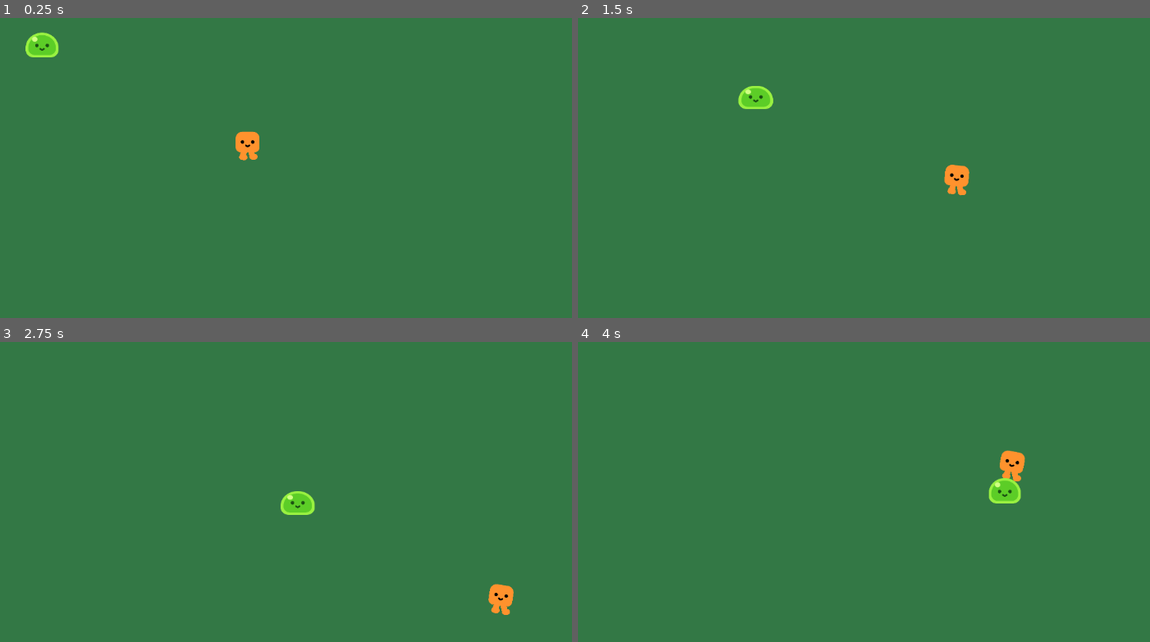
Above: before the commit, frames 1-4 (two rows, left to right).
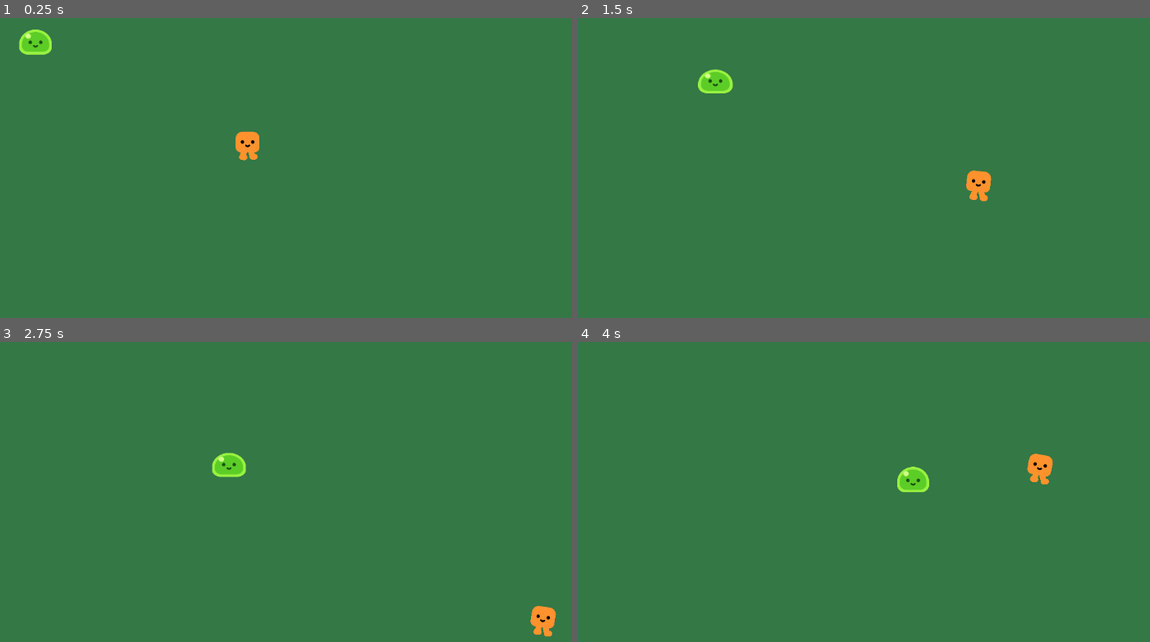
Above: after the commit, the same moments.

Repository: Nalmeder/idleshmup
Game: Godot game, scene res://idleschmup_game.tscn
The game is run twice, just before and just after one commit, with the same random seed, the same clock (stepped at 60 frames per second) and the same inputs.
Inputs:
- Up to frame 1 (0.25 s): no input
- Up to frame 2 (1.5 s): hold Right (ui_right) 0.53-1.28 s; hold Down (ui_down) from 1.28 s (still down)
- Up to frame 3 (2.75 s): release Down (ui_down) at 2.03 s; hold Right (ui_right) from 2.03 s (still down)
- Up to frame 4 (4 s): release Right (ui_right) at 2.78 s; hold Up (ui_up) 2.78-3.53 s; hold Left (ui_left) from 3.53 s (still down)

The runs differ from the first frame. In frame 1, 0.4% of the frame differs, in the area x 3-11%, y 3-14%; in frame 2, 1.5%; in frame 3, 1.5%, in the area x 37-98%, y 36-99%; in frame 4, 1.5%.

Commit message:
added detection of enemies within given range

Diff:
--- a/Player.gd
+++ b/Player.gd
@@ -1,6 +1,6 @@
 extends CharacterBody2D
 
-const SPEED = 600.0
+const SPEED = 700.0
 
 var move_direction
 
@@ -14,7 +14,7 @@
 	move_direction = Input.get_axis("ui_left", "ui_right")
 
 func _apply_movement():
-	var direction = Input.get_vector("ui_left", "ui_right", "ui_up", "ui_down")
+	var direction = Input.get_vector("left", "right", "up", "down")
 	velocity = direction * SPEED
 
 	move_and_slide()
--- /dev/null
+++ b/attack_range.gd
@@ -0,0 +1,7 @@
+extends Area2D
+
+func _physics_process(delta):
+	var enemies_in_range = get_overlapping_bodies()
+	if enemies_in_range.size() > 0:
+		var target_enemy = enemies_in_range[0]
+		print("in range", target_enemy.global_position)
--- a/idleschmup_game.tscn
+++ b/idleschmup_game.tscn
@@ -1,7 +1,10 @@
-[gd_scene load_steps=3 format=3 uid="uid://cmhpxbr48eqpo"]
+[gd_scene load_steps=5 format=3 uid="uid://cmhpxbr48eqpo"]
 
 [ext_resource type="PackedScene" uid="uid://cb8xkqgyjp80b" path="res://Player.tscn" id="1_1q1p2"]
+[ext_resource type="Script" path="res://attack_range.gd" id="2_17nf2"]
 [ext_resource type="PackedScene" uid="uid://5bgiub0jk47p" path="res://mob_slime.tscn" id="2_m4g0g"]
+
+[sub_resource type="CircleShape2D" id="CircleShape2D_c10p2"]
 
 [node name="Game" type="Node2D"]
 
@@ -16,9 +19,19 @@
 position = Vector2(1145, 627)
 motion_mode = 1
 
+[node name="attack_range" type="Area2D" parent="Player"]
+collision_layer = 0
+collision_mask = 2
+script = ExtResource("2_17nf2")
+
+[node name="CollisionShape2D" type="CollisionShape2D" parent="Player/attack_range"]
+scale = Vector2(30, 30)
+shape = SubResource("CircleShape2D_c10p2")
+
 [node name="Camera2D" type="Camera2D" parent="."]
 position = Vector2(1137, 629)
 zoom = Vector2(0.51, 0.51)
 
 [node name="mob_slime" parent="." instance=ExtResource("2_m4g0g")]
 position = Vector2(345, 245)
+collision_layer = 2
--- a/mob_slime.gd
+++ b/mob_slime.gd
@@ -1,6 +1,6 @@
 extends CharacterBody2D
 
-const SPEED = 400
+const SPEED = 300
 
 @onready var player = get_node("../Player")
 
--- a/project.godot
+++ b/project.godot
@@ -15,6 +15,33 @@
 config/features=PackedStringArray("4.1", "Mobile")
 config/icon="res://icon.svg"
 
+[input]
+
+up={
+"deadzone": 0.5,
+"events": [Object(InputEventKey,"resource_local_to_scene":false,"resource_name":"","device":-1,"window_id":0,"alt_pressed":false,"shift_pressed":false,"ctrl_pressed":false,"meta_pressed":false,"pressed":false,"keycode":0,"physical_keycode":4194320,"key_label":0,"unicode":0,"echo":false,"script":null)
+, Object(InputEventKey,"resource_local_to_scene":false,"resource_name":"","device":-1,"window_id":0,"alt_pressed":false,"shift_pressed":false,"ctrl_pressed":false,"meta_pressed":false,"pressed":false,"keycode":0,"physical_keycode":87,"key_label":0,"unicode":119,"echo":false,"script":null)
+]
+}
+down={
+"deadzone": 0.5,
+"events": [Object(InputEventKey,"resource_local_to_scene":false,"resource_name":"","device":-1,"window_id":0,"alt_pressed":false,"shift_pressed":false,"ctrl_pressed":false,"meta_pressed":false,"pressed":false,"keycode":0,"physical_keycode":4194322,"key_label":0,"unicode":0,"echo":false,"script":null)
+, Object(InputEventKey,"resource_local_to_scene":false,"resource_name":"","device":-1,"window_id":0,"alt_pressed":false,"shift_pressed":false,"ctrl_pressed":false,"meta_pressed":false,"pressed":false,"keycode":0,"physical_keycode":83,"key_label":0,"unicode":115,"echo":false,"script":null)
+]
+}
+left={
+"deadzone": 0.5,
+"events": [Object(InputEventKey,"resource_local_to_scene":false,"resource_name":"","device":-1,"window_id":0,"alt_pressed":false,"shift_pressed":false,"ctrl_pressed":false,"meta_pressed":false,"pressed":false,"keycode":0,"physical_keycode":4194319,"key_label":0,"unicode":0,"echo":false,"script":null)
+, Object(InputEventKey,"resource_local_to_scene":false,"resource_name":"","device":-1,"window_id":0,"alt_pressed":false,"shift_pressed":false,"ctrl_pressed":false,"meta_pressed":false,"pressed":false,"keycode":0,"physical_keycode":65,"key_label":0,"unicode":97,"echo":false,"script":null)
+]
+}
+right={
+"deadzone": 0.5,
+"events": [Object(InputEventKey,"resource_local_to_scene":false,"resource_name":"","device":-1,"window_id":0,"alt_pressed":false,"shift_pressed":false,"ctrl_pressed":false,"meta_pressed":false,"pressed":false,"keycode":0,"physical_keycode":4194321,"key_label":0,"unicode":0,"echo":false,"script":null)
+, Object(InputEventKey,"resource_local_to_scene":false,"resource_name":"","device":-1,"window_id":0,"alt_pressed":false,"shift_pressed":false,"ctrl_pressed":false,"meta_pressed":false,"pressed":false,"keycode":0,"physical_keycode":68,"key_label":0,"unicode":100,"echo":false,"script":null)
+]
+}
+
 [rendering]
 
 renderer/rendering_method="mobile"
